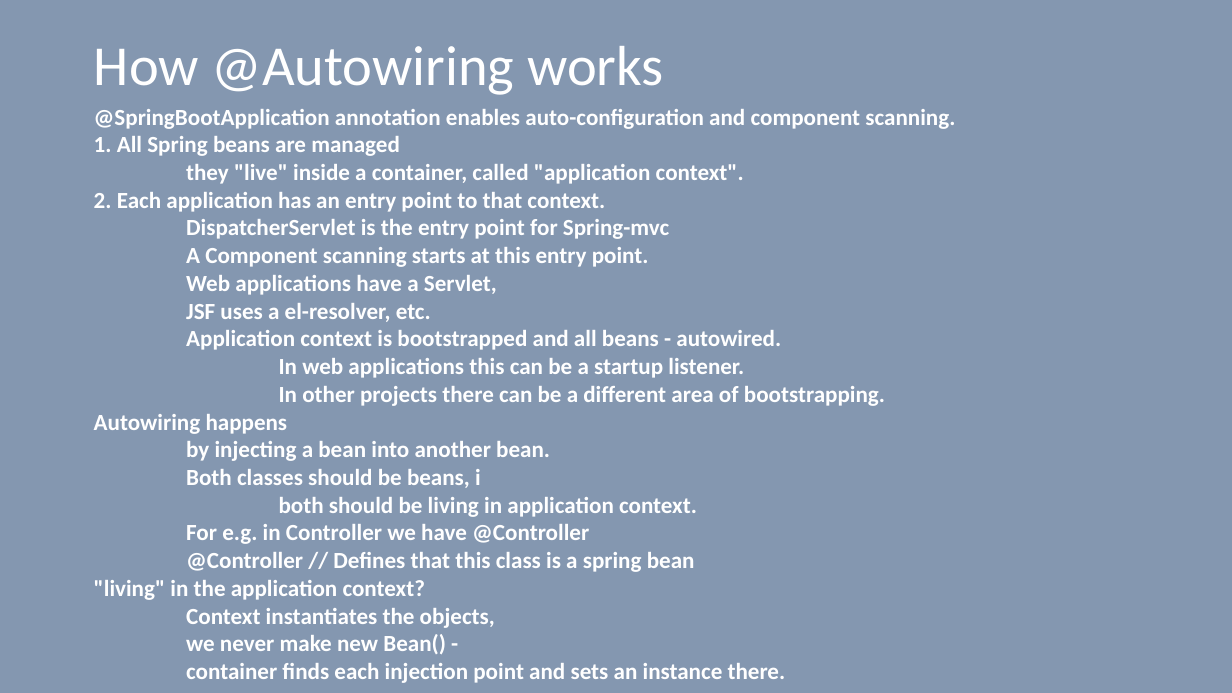
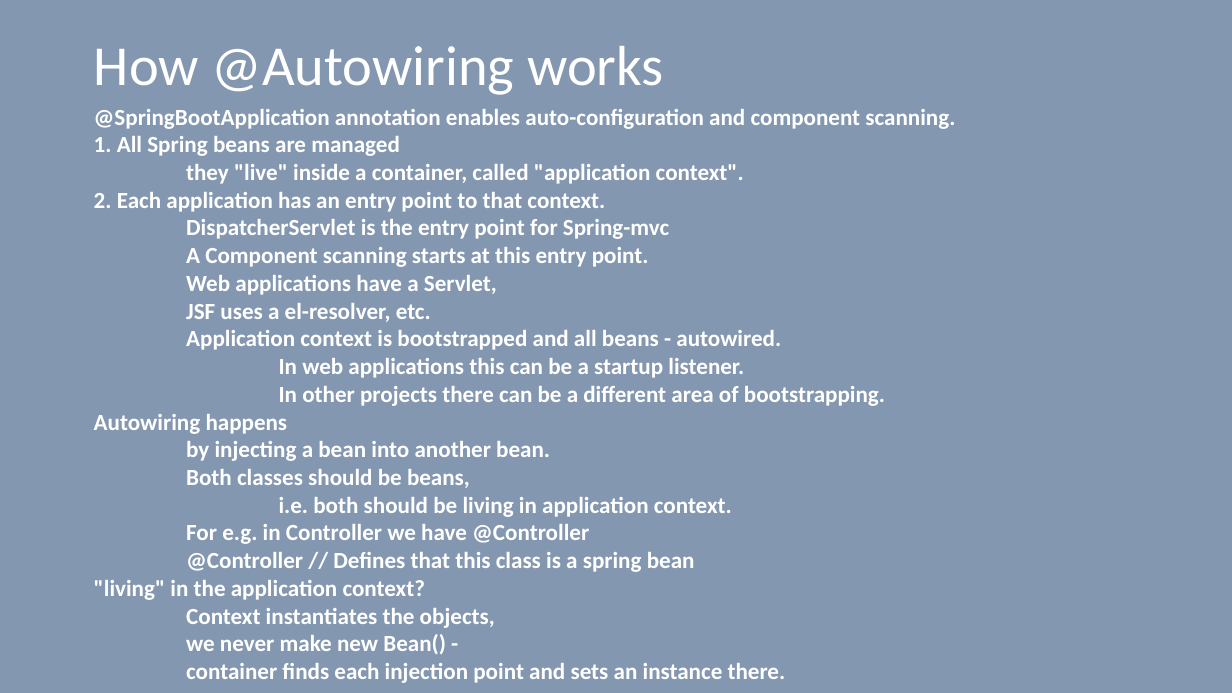
Before and after one commit to vilasvarghese/microservices, a slide deck: slide 20 of training/day1/3SpringBootDay1And2.pptx. Drawn at 1232x693 pixels with LibreOffice and Linux fonts; fonts in the diff are those of the drawing. Boxes give left, top, right and bottom in pixels: in the first picture for what was removed or moved away, otherwise in the second. Text is boxed around its words. In the diff, an @@ line names an element or a change of style, - is before the commit and + after.

```diff
--- a/training/day1/3SpringBootDay1And2.pptx
+++ b/training/day1/3SpringBootDay1And2.pptx
@@ text at bbox=[186, 469, 732, 517]: text changed @@
-Both classes should be beans, i
-both should be living in application context.
+Both classes should be beans,
+i.e. both should be living in application context.
```
Also in this commit, not shown: 2 other slides changed, 5 other files.
